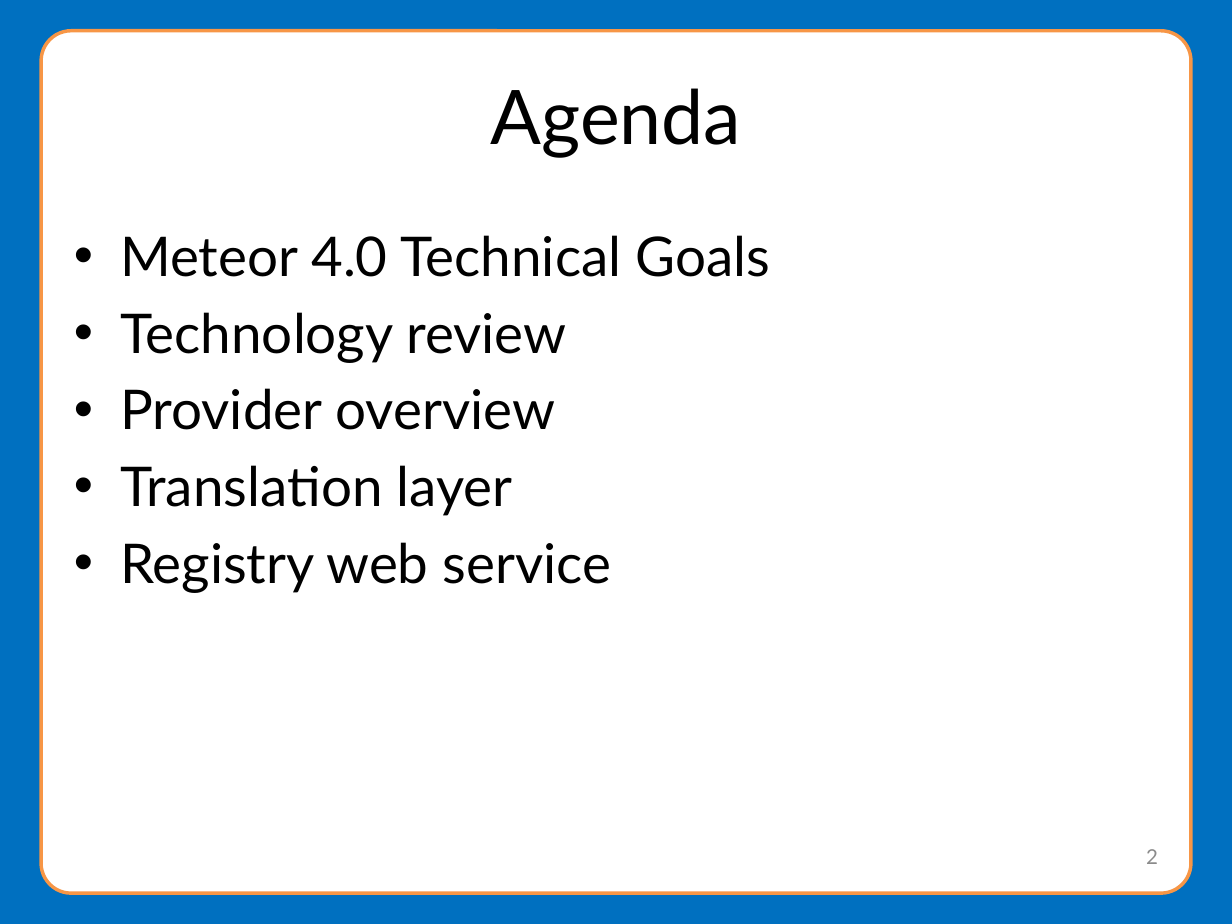
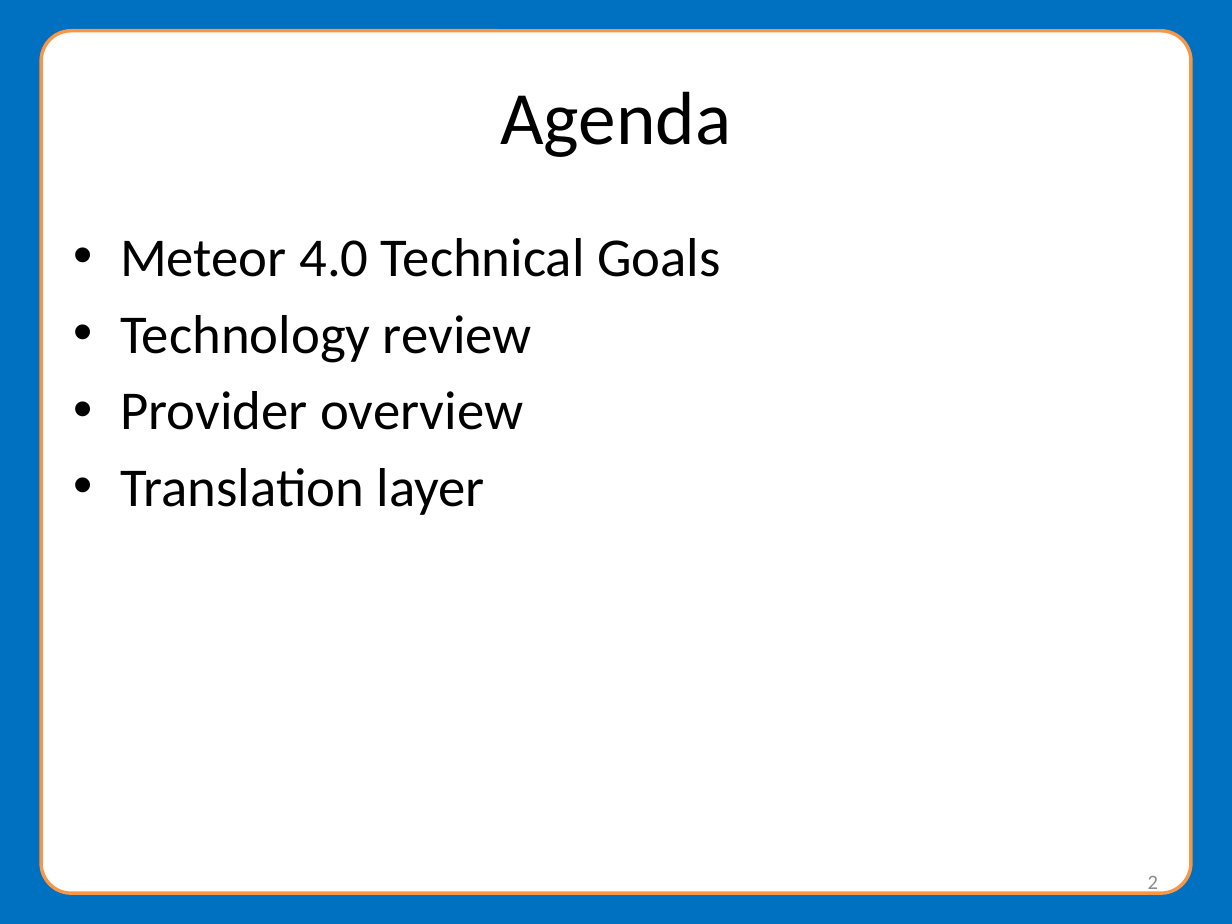
Before and after one commit to NationalStudentClearinghouse/Meteor4, a slide deck: slide 2 of docs/webinar/MeteorWebinarPresentation.pptx. Drawn at 1232x924 pixels with LibreOffice and Linux fonts; fonts in the diff are those of the drawing; background and template pictures are left out. Boxes give left, top, right and bottom in pixels: in the first picture for what was removed or moved away, otherwise in the second. Text is boxed around its words. In the diff, an @@ line names an element or a change of style, - is before the commit and + after.

Commit message:
Updated webinar with everything except translation layer section

```diff
--- a/docs/webinar/MeteorWebinarPresentation.pptx
+++ b/docs/webinar/MeteorWebinarPresentation.pptx
@@ font Lato to Calibri in 3 elements at box(500, 91, 731, 157), box(1148, 876, 1158, 895), box(120, 238, 721, 515) @@
@@ text at box(120, 542, 612, 593): paragraph removed @@
-• Registry web service
@@ page number: place and size @@
-page number at box(1146, 849, 1158, 864)
+page number at box(1148, 876, 1158, 895)
```
Also in this commit, not shown: 13 other slides changed, 20 slides added, 1 slide removed, 1 other file.
